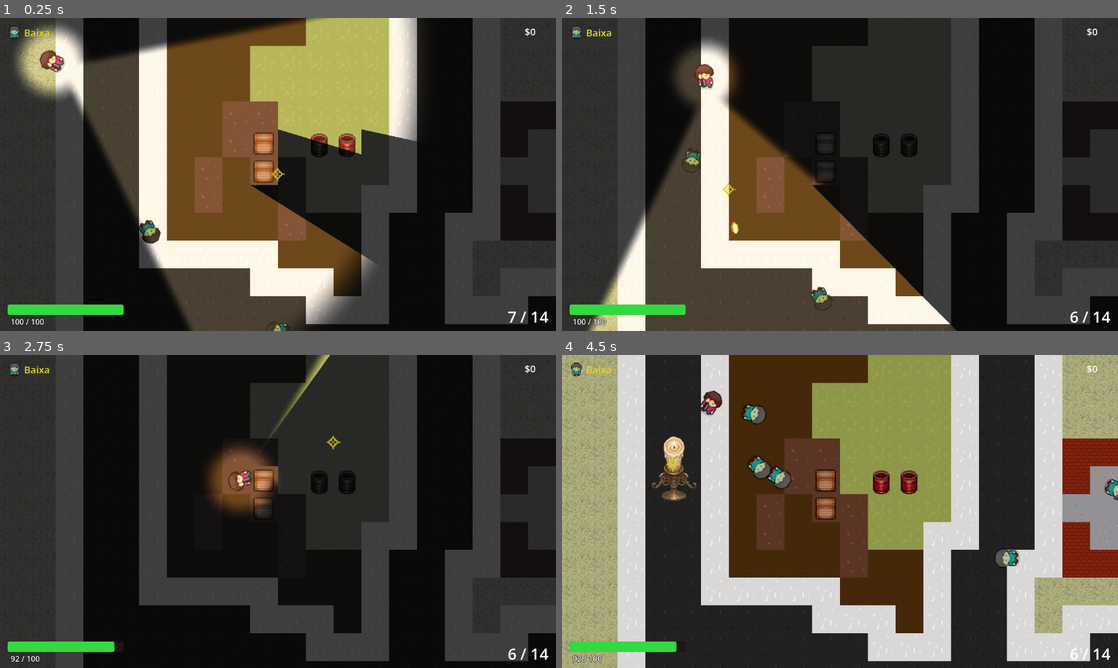
Above: before the commit, frames 1-4 (two rows, left to right).
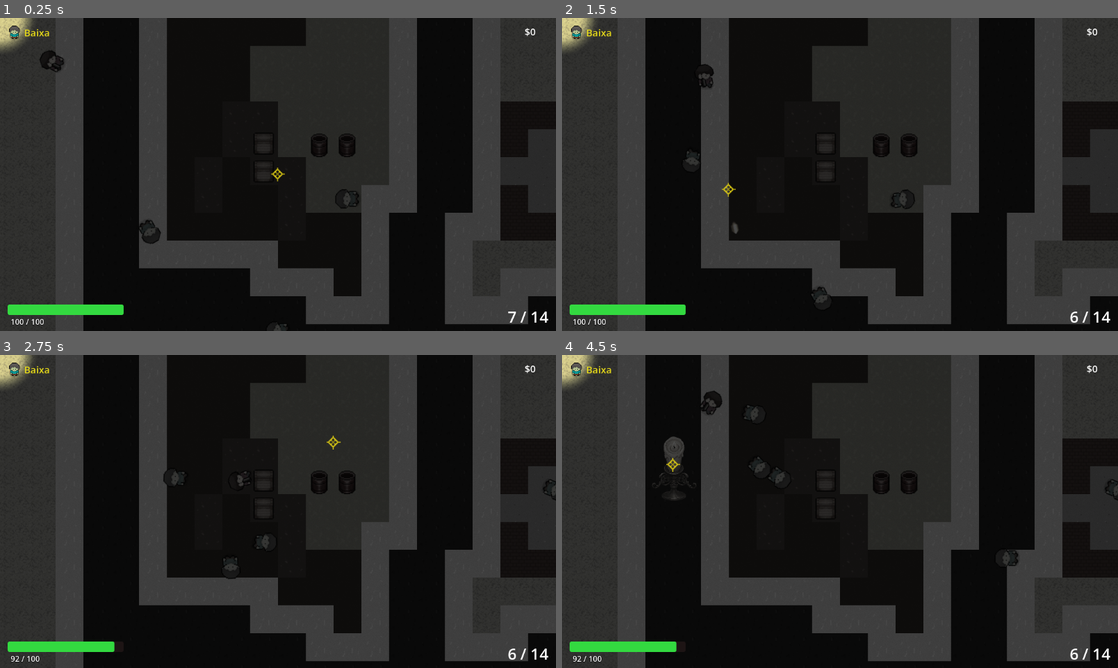
Above: after the commit, the same moments.

Repository: ClaudersonXavier/faculandia
Game: Godot game, scene res://scenes/world/cena_principal.tscn
The game is run twice, just before and just after one commit, with the same random seed, the same clock (stepped at 60 frames per second) and the same inputs. This scene is started directly instead of the project's main scene.
Inputs (mouse positions are in pixels of both pictures, inside the frame that each line leads up to):
- Up to frame 1 (0.25 s): no input
- Up to frame 2 (1.5 s): tap Enter at 0.5 s; move the mouse to (962, 158) at 0.52 s; hold Right (ui_right) 0.53-1.28 s; tap E (interact) at 0.6 s; move the mouse to (728, 190) at 1.27 s; hold Down (ui_down) from 1.28 s (still down); click (728, 190) at 1.35 s
- Up to frame 3 (2.75 s): move the mouse to (333, 442) at 2.02 s; release Down (ui_down) at 2.03 s; hold Right (ui_right) from 2.03 s (still down); tap 1 (weapon_1) at 2.1 s
- Up to frame 4 (4.5 s): move the mouse to (812, 574) at 2.77 s; release Right (ui_right) at 2.78 s; hold Up (ui_up) 2.78-3.53 s; tap 2 (weapon_2) at 2.85 s; move the mouse to (1006, 558) at 3.52 s; hold Left (ui_left) from 3.53 s (still down); tap Z at 3.6 s; tap F1 (debug_vision) at 4.15 s; move the mouse to (673, 464) at 4.27 s; tap L at 4.35 s

The runs differ from the first frame. In frame 1, 42% of the frame differs, in the area x 0-76%, y 0-100%; in frame 2, 28%; in frame 3, 3.1%; in frame 4, 94%, in the area x 0-100%, y 0-100%.
Error after the commit: Parse Error: Preload file "res://scripts/world/upgrades_powerups.gd" does not exist. (res://scripts/player/player_vision.gd:5)

Commit message:
refactor(vision): otimiza calculo de raios com aabb slab e suaviza iluminacao conica

Diff:
--- a/scenes/objects/barril.tscn
+++ b/scenes/objects/barril.tscn
@@ -51,7 +51,7 @@
 }]
 
 [sub_resource type="RectangleShape2D" id="RectangleShape2D_barril"]
-size = Vector2(32, 32)
+size = Vector2(19, 27)
 
 [node name="Barril" type="StaticBody2D" unique_id=1916485371]
 collision_layer = 8
@@ -62,4 +62,5 @@
 autoplay = "default"
 
 [node name="CollisionShape2D" type="CollisionShape2D" parent="." unique_id=789720108]
+position = Vector2(-0.5, 2.5)
 shape = SubResource("RectangleShape2D_barril")
--- a/scripts/player/player_vision.gd
+++ b/scripts/player/player_vision.gd
@@ -2,6 +2,7 @@
 extends Node2D
 
 const FRAGMENTO_PERCEPTIVEL_SHADER: Shader = preload("res://shaders/fragmento_perceptivel.gdshader")
+const UpgradesPowerupsScript := preload("res://scripts/world/upgrades_powerups.gd")
 
 const LAYER_DIRECT_VISION_OBSTACLE: int = PhysicsLayers.OBSTACULO | PhysicsLayers.OBSTACULO_BAIXO
 const LAYER_PERIPHERAL_VISION_OBSTACLE: int = PhysicsLayers.OBSTACULO
@@ -13,15 +14,15 @@
 @export var inner_light_radius: float = 50.0
 @export_range(8, 256, 1) var ray_count: int = 70
 @export_range(8, 256, 1) var light_ray_count: int = 20
-@export_range(32, 1152, 1) var omnidirectional_ray_count: int = 110
+@export_range(16, 1152, 1) var omnidirectional_ray_count: int = 48
 @export_flags_2d_physics var obstacle_layer: int = LAYER_DIRECT_VISION_OBSTACLE
 @export_flags_2d_physics var peripheral_obstacle_layer: int = LAYER_PERIPHERAL_VISION_OBSTACLE
 @export var visible_entity_group: StringName = &"visible_entities"
 @export var light_source_group: StringName = &"light_sources"
 @export var light_color: Color = Color(1.0, 0.83, 0.48, 0.28)
 @export var inner_light_color: Color = Color(1.0, 0.78, 0.36, 0.42)
-@export var min_move_to_rebuild: float = 2.0
-@export var min_angle_to_rebuild: float = 0.01
+@export var min_move_to_rebuild: float = 0.5
+@export var min_angle_to_rebuild: float = 0.005
 @export var draw_debug_polygons: bool = false
 
 
@@ -40,11 +41,25 @@
 
 
 func _ready() -> void:
+	var game_state = get_node_or_null("/root/GameState")
+	if game_state != null:
+		vision_angle = UpgradesPowerupsScript.angulo_lanterna(game_state)
+		vision_distance = UpgradesPowerupsScript.alcance_lanterna(game_state)
 	_fragmento_perceptivel_material = ShaderMaterial.new()
 	_fragmento_perceptivel_material.shader = FRAGMENTO_PERCEPTIVEL_SHADER
 	_raycaster = PlayerVisionRaycaster.new(self)
 	_create_visuals()
 	_rebuild(true)
+
+
+func _process(_delta: float) -> void:
+	if player == null:
+		return
+	global_position = player.global_position
+	_rebuild(false)
+	_update_overlay_points()
+	if not debug_vision_active:
+		_update_fragmento_perceptivel_material()
 
 
 func _physics_process(_delta: float) -> void:
@@ -57,8 +72,6 @@
 	if player == null:
 		return
 
-	global_position = player.global_position
-	_rebuild(false)
 	_update_visible_entities()
 
 
@@ -141,47 +154,12 @@
 func _cast_cone(aim_angle: float) -> PackedVector2Array:
 	var result := PackedVector2Array()
 	var half_angle := deg_to_rad(vision_angle * 0.5)
-	var angles: Array[float] = []
-
-	var steps = max(ray_count - 1, 1)
-	for index in ray_count:
+	var count := 160
+	var steps := count - 1
+
+	for index in count:
 		var t := float(index) / float(steps)
-		angles.append(aim_angle - half_angle + (half_angle * 2.0 * t))
-
-	var corners: PackedVector2Array = _raycaster.get_obstacle_corners_near(player.global_position, vision_distance, obstacle_layer)
-	for corner: Vector2 in corners:
-		var to_corner: Vector2 = corner - player.global_position
-		var corner_angle: float = to_corner.angle()
-		var diff := absf(angle_difference(aim_angle, corner_angle))
-		if diff <= half_angle:
-			angles.append(corner_angle - 0.0002)
-			angles.append(corner_angle)
-			angles.append(corner_angle + 0.0002)
-
-	# Filtra angulos dentro do cone
-	var filtered_angles: Array[float] = []
-	for ang in angles:
-		var diff := absf(angle_difference(aim_angle, ang))
-		if diff <= half_angle + 0.0005:
-			filtered_angles.append(ang)
-
-	var start_angle := aim_angle - half_angle
-	filtered_angles.sort_custom(func(a: float, b: float) -> bool:
-		return wrapf(a - start_angle, 0.0, TAU) < wrapf(b - start_angle, 0.0, TAU)
-	)
-
-	# Limita total para nao estourar MAX_VISION_POINTS (192) no shader
-	var max_points := 188
-	var final_angles: Array[float] = []
-	if filtered_angles.size() > max_points:
-		var step_skip := float(filtered_angles.size()) / float(max_points)
-		for i in max_points:
-			var idx := mini(int(round(float(i) * step_skip)), filtered_angles.size() - 1)
-			final_angles.append(filtered_angles[idx])
-	else:
-		final_angles = filtered_angles
-
-	for angle in final_angles:
+		var angle := aim_angle - half_angle + (half_angle * 2.0 * t)
 		var ray_dir := Vector2.RIGHT.rotated(angle)
 		result.append(_raycaster.resolve_ray_hit(player.global_position, ray_dir, vision_distance, obstacle_layer, [player.get_rid()]))
 	return result
@@ -202,9 +180,20 @@
 	return _last_omnidirectional_points
 
 
+var _static_light_cache: Dictionary = {}
+
+
 func get_light_visibility_points(source: Node2D) -> PackedVector2Array:
+	var instance_id := source.get_instance_id()
+	var is_static: bool = source.get_meta("is_static", true)
+	if is_static and _static_light_cache.has(instance_id):
+		return _static_light_cache[instance_id]
+
 	var radius: float = source.get_meta("light_radius", 0.0)
-	return _cast_light(source.global_position, radius)
+	var points := _cast_light(source.global_position, radius)
+	if is_static:
+		_static_light_cache[instance_id] = points
+	return points
 
 
 func _get_light_emitter_positions(source: Node2D) -> PackedVector2Array:
@@ -226,14 +215,14 @@
 	var result := PackedVector2Array()
 	var angles: Array[float] = []
 	for index in light_ray_count:
-		angles.append(TAU * float(index) / float(light_ray_count))
+		angles.append(wrapf(TAU * float(index) / float(light_ray_count), 0.0, TAU))
 
 	var corners: PackedVector2Array = _raycaster.get_obstacle_corners_near(source_pos, radius, obstacle_layer)
 	for corner: Vector2 in corners:
-		var angle: float = (corner - source_pos).angle()
-		angles.append(angle - 0.0001)
+		var angle: float = wrapf((corner - source_pos).angle(), 0.0, TAU)
+		angles.append(wrapf(angle - 0.0001, 0.0, TAU))
 		angles.append(angle)
-		angles.append(angle + 0.0001)
+		angles.append(wrapf(angle + 0.0001, 0.0, TAU))
 
 	var sorted_angles := angles.duplicate()
 	sorted_angles.sort()
--- a/scripts/player/player_vision_raycaster.gd
+++ b/scripts/player/player_vision_raycaster.gd
@@ -31,7 +31,7 @@
 	if collider is CollisionObject2D:
 		return _get_collider_ray_exit_point(collider, origin, ray_dir, hit["position"], layer_mask)
 	elif collider is TileMapLayer:
-		return _march_exit_point(ray_dir, hit["position"], layer_mask)
+		return _get_tilemap_ray_exit_point(collider, origin, ray_dir, hit["position"], hit.get("normal", -ray_dir), layer_mask)
 	return hit["position"]
 
 
@@ -49,6 +49,8 @@
 		var collider = res["collider"]
 		if collider is CollisionObject2D:
 			for owner_id in collider.get_shape_owners():
+				if collider.is_shape_owner_disabled(owner_id):
+					continue
 				for shape_id in collider.shape_owner_get_shape_count(owner_id):
 					var col_shape = collider.shape_owner_get_shape(owner_id, shape_id)
 					var trans = collider.global_transform * collider.shape_owner_get_transform(owner_id)
@@ -81,11 +83,10 @@
 
 
 ## Calcula (uma unica vez por mapa+mascara) os cantos expostos de todas as
-## celulas usadas de um TileMapLayer. So valido enquanto as paredes forem
-## estaticas em tempo de execucao — se algum dia elas puderem ser destruidas
-## ou pintadas dinamicamente, essa cache precisa ser invalidada.
+## celulas usadas de um TileMapLayer de forma deduplicada.
 func _compute_tile_corners(tile_map: TileMapLayer, layer_mask: int, space_state: PhysicsDirectSpaceState2D) -> PackedVector2Array:
 	var out := PackedVector2Array()
+	var seen := {}
 	var ext := Vector2(tile_map.tile_set.tile_size) / 2.0
 	for cell in tile_map.get_used_cells():
 		var center: Vector2 = tile_map.to_global(tile_map.map_to_local(cell))
@@ -96,8 +97,11 @@
 			center + Vector2(-ext.x, ext.y)
 		]
 		for c: Vector2 in raw_corners:
-			if _is_exposed_corner(space_state, c, layer_mask):
-				out.append(c)
+			var key := Vector2i(roundi(c.x), roundi(c.y))
+			if not seen.has(key):
+				seen[key] = true
+				if _is_exposed_corner(space_state, c, layer_mask):
+					out.append(c)
 	return out
 
 
@@ -108,7 +112,7 @@
 	var q_se := _is_point_in_obstacle(space_state, corner + Vector2(2.0, 2.0), layer_mask)
 
 	var wall_count := int(q_nw) + int(q_ne) + int(q_sw) + int(q_se)
-	if wall_count == 4:
+	if wall_count == 4 or wall_count == 3 or wall_count == 0:
 		return false
 	if (q_nw and q_ne and not q_sw and not q_se) or (q_sw and q_se and not q_nw and not q_ne):
 		return false
@@ -163,6 +167,45 @@
 	return final_exit_pos
 
 
+func _get_tilemap_ray_exit_point(tile_map: TileMapLayer, ray_origin: Vector2, ray_dir: Vector2, hit_pos: Vector2, hit_normal: Vector2, _layer_mask: int) -> Vector2:
+	if tile_map.tile_set == null:
+		return hit_pos
+
+	var tile_size := Vector2(tile_map.tile_set.tile_size)
+	var half_size := tile_size / 2.0
+	# Ponto ligeiramente para dentro do primeiro tile
+	var current_pos := hit_pos - hit_normal * 0.5
+	var last_valid_exit := hit_pos
+
+	for _step in 16:
+		var local_pos := tile_map.to_local(current_pos)
+		var cell := tile_map.local_to_map(local_pos)
+		if tile_map.get_cell_source_id(cell) == -1:
+			break
+
+		var cell_center := tile_map.to_global(tile_map.map_to_local(cell))
+		var rel_origin := ray_origin - cell_center
+		var t_max := INF
+		if absf(ray_dir.x) > 0.00001:
+			var t1 := (-half_size.x - rel_origin.x) / ray_dir.x
+			var t2 := (half_size.x - rel_origin.x) / ray_dir.x
+			t_max = minf(t_max, maxf(t1, t2))
+		if absf(ray_dir.y) > 0.00001:
+			var t1 := (-half_size.y - rel_origin.y) / ray_dir.y
+			var t2 := (half_size.y - rel_origin.y) / ray_dir.y
+			t_max = minf(t_max, maxf(t1, t2))
+
+		if t_max != INF and t_max > 0.0:
+			var exit_pt := ray_origin + ray_dir * t_max
+			last_valid_exit = exit_pt
+			# Checa se entra na celula seguinte
+			current_pos = exit_pt + ray_dir * 0.5
+		else:
+			break
+
+	return last_valid_exit
+
+
 func _march_exit_point(ray_dir: Vector2, hit_pos: Vector2, layer_mask: int) -> Vector2:
 	var space_state := _owner.get_world_2d().direct_space_state
 	var step := 4.0
@@ -174,7 +217,7 @@
 		var next_pos := pos + ray_dir * step
 		var confirm_pos := next_pos + ray_dir * step
 		if not _is_point_in_obstacle(space_state, next_pos, layer_mask) and not _is_point_in_obstacle(space_state, confirm_pos, layer_mask):
-			return next_pos
+			return pos
 		pos = next_pos
 		traveled += step
 
@@ -186,6 +229,8 @@
 	var max_dist_sq := (hit_pos - ray_origin).length_squared()
 
 	for owner_id in col_obj.get_shape_owners():
+		if col_obj.is_shape_owner_disabled(owner_id):
+			continue
 		for shape_id in col_obj.shape_owner_get_shape_count(owner_id):
 			var shape := col_obj.shape_owner_get_shape(owner_id, shape_id)
 			var trans := col_obj.global_transform * col_obj.shape_owner_get_transform(owner_id)
@@ -205,16 +250,25 @@
 	if shape is RectangleShape2D:
 		var rect := shape as RectangleShape2D
 		var extents := rect.size / 2.0
+		var t_min := -INF
 		var t_max := INF
 		if absf(local_dir.x) > 0.00001:
 			var t1 := (-extents.x - local_origin.x) / local_dir.x
 			var t2 := (extents.x - local_origin.x) / local_dir.x
-			t_max = minf(t_max, maxf(t1, t2))
+			t_min = maxf(t_min, minf(t1, t2))
+			t_max = minf(t_max, maxf(t1, t2))
+		elif absf(local_origin.x) > extents.x:
+			return hit_pos
+
 		if absf(local_dir.y) > 0.00001:
 			var t1 := (-extents.y - local_origin.y) / local_dir.y
 			var t2 := (extents.y - local_origin.y) / local_dir.y
-			t_max = minf(t_max, maxf(t1, t2))
-		if t_max != INF and t_max > 0.0:
+			t_min = maxf(t_min, minf(t1, t2))
+			t_max = minf(t_max, maxf(t1, t2))
+		elif absf(local_origin.y) > extents.y:
+			return hit_pos
+
+		if t_min <= t_max and t_max > 0.0:
 			var local_exit := local_origin + local_dir * t_max
 			return trans * local_exit
 
--- a/scripts/tests/player_vision_test.gd
+++ b/scripts/tests/player_vision_test.gd
@@ -48,6 +48,7 @@
 	await _test_quinas_internas_entre_paredes_conectadas_sao_filtradas()
 	await _test_paredes_conectadas_sao_tratadas_como_bloco_unico()
 	await _test_caixas_conectadas_sao_tratadas_como_bloco_unico()
+	await _test_caixa_cena_nao_deixa_espaco_vazio_iluminado_atras_dela()
 	await _test_parede_exposta_a_luz_ou_visao_e_perceptivel()
 
 	if failures > 0:
@@ -650,6 +651,36 @@
 	fixture.root.queue_free()
 
 
+func _test_caixa_cena_nao_deixa_espaco_vazio_iluminado_atras_dela() -> void:
+	var fixture := _create_fixture()
+	fixture.vision.set_aim_position(Vector2(200, 0))
+
+	var caixa_scene := load("res://scenes/objects/caixa.tscn") as PackedScene
+	var caixa := caixa_scene.instantiate() as StaticBody2D
+	caixa.global_position = Vector2(100, 0)
+	fixture.root.add_child(caixa)
+	await physics_frame
+	fixture.vision._rebuild(true)
+
+	var cone_points: PackedVector2Array = fixture.vision._cast_cone(0.0)
+	var ray_reached_visible_back := false
+	var ray_overshot_empty_space := false
+
+	# A caixa esta em x=100. O sprite visivel tem x de 88 a 111 (centro 100 - 0.5 = 99.5, extents 11.5).
+	# A face traseira visivel da caixa fica em x = 111.0.
+	for pt in cone_points:
+		if abs(pt.y) < 10.0:
+			if pt.x >= 110.5 and pt.x <= 112.5:
+				ray_reached_visible_back = true
+			elif pt.x > 112.5 and pt.x < 180.0:
+				ray_overshot_empty_space = true
+
+	_assert_true(ray_reached_visible_back, "Os raios da visao direta devem alcancar a face traseira visivel da caixa")
+	_assert_false(ray_overshot_empty_space, "Nenhum raio deve vazar para espaco vazio alem da face traseira da caixa")
+
+	fixture.root.queue_free()
+
+
 func _test_parede_exposta_a_luz_ou_visao_e_perceptivel() -> void:
 	var fixture := _create_fixture()
 	fixture.vision.set_aim_position(Vector2(200, 0))
--- a/shaders/visao_conica.gdshader
+++ b/shaders/visao_conica.gdshader
@@ -46,17 +46,15 @@
 
 	// 3. Fontes de Luz no cenario
 	float total_light_visible = 0.0;
-	if (inside_omni) {
-		for(int l = 0; l < MAX_LIGHT_SOURCES; l++) {
-			if (l >= light_count) break;
-			int start = light_starts[l];
-			int end = light_ends[l];
-			if (end - start > 2 && point_in_light_polygon(pixel_pos, start, end)) {
-				float light_dist = length(pixel_pos - light_centers[l]);
-				float light_rad = light_radii[l];
-				float light_fade = 1.0 - smoothstep(light_rad * 0.45, light_rad, light_dist);
-				total_light_visible = max(total_light_visible, light_fade);
-			}
+	for(int l = 0; l < MAX_LIGHT_SOURCES; l++) {
+		if (l >= light_count) break;
+		int start = light_starts[l];
+		int end = light_ends[l];
+		if (end - start > 2 && point_in_light_polygon(pixel_pos, start, end)) {
+			float light_dist = length(pixel_pos - light_centers[l]);
+			float light_rad = light_radii[l];
+			float light_fade = 1.0 - smoothstep(light_rad * 0.45, light_rad, light_dist);
+			total_light_visible = max(total_light_visible, light_fade);
 		}
 	}
 
